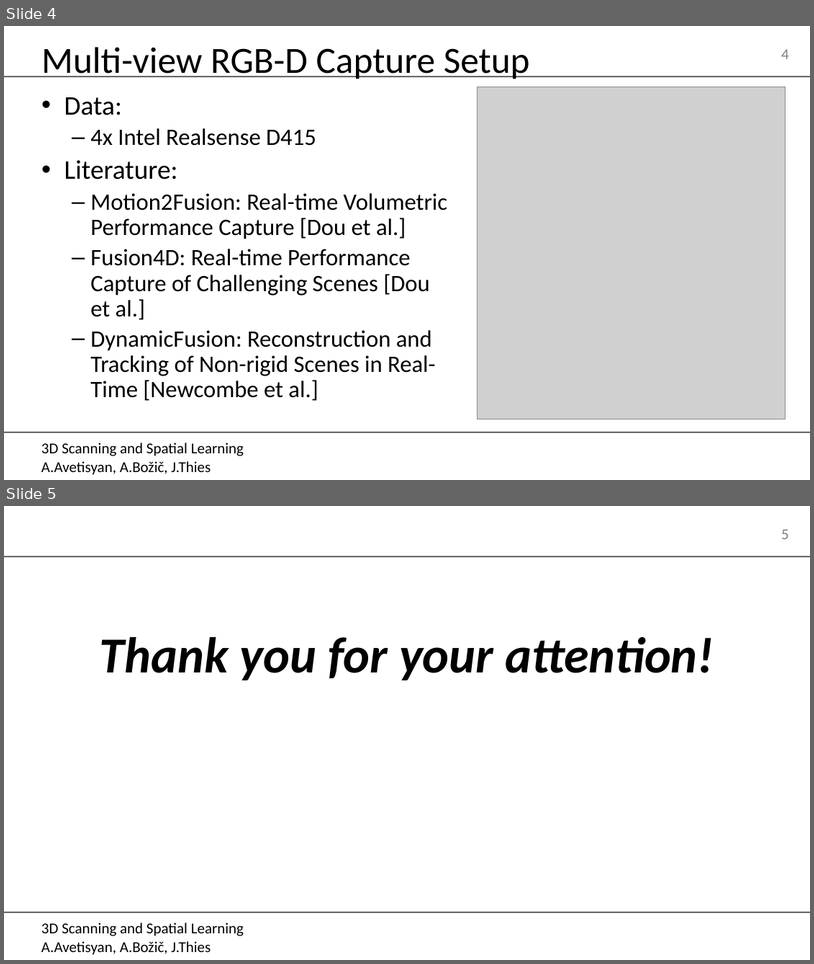
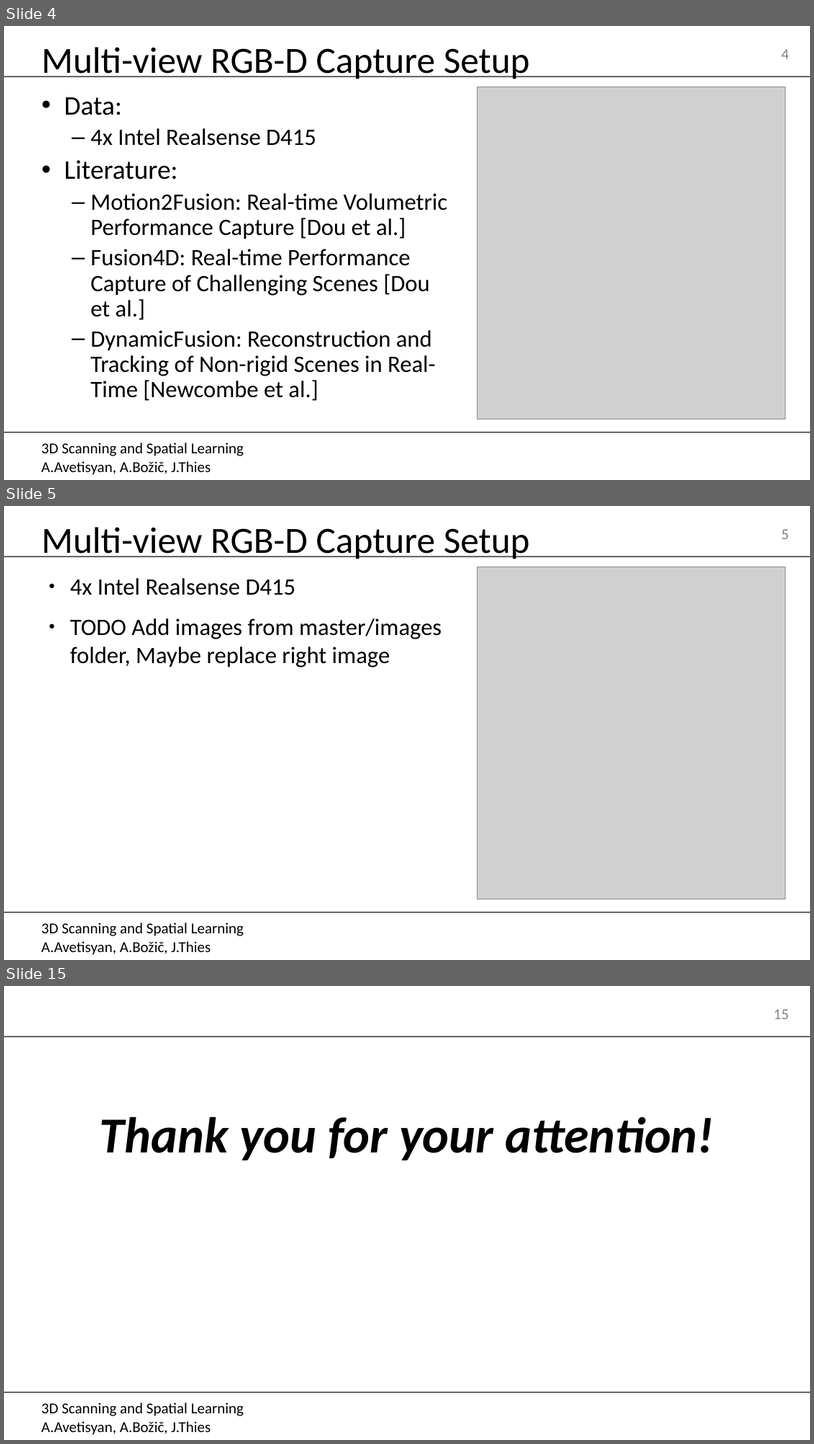
Before and after one commit to MarcelBruckner-TUMProjects/Volumetric-Fusion, a slide deck: Presentations/Presentation.odp. Shown one above the other, each under a label of ours: slides 4 and 5 before the commit, slides 4, 5 and 15 after it; the slides between them are not shown. The pictures are 814x964 and 814x1444 pixels, drawn with LibreOffice and Linux fonts; fonts in the diff are those of the drawing; grey boxes stand for pictures; background and template pictures are left out. Boxes give left, top, right and bottom in pixels: in the first picture for what was removed or moved away, otherwise in the second. Text is boxed around its words. In the diff, an @@ line names an element or a change of style, - is before the commit and + after.

```diff
--- a/Presentations/Presentation.odp
+++ b/Presentations/Presentation.odp
@@ slide 5 added at <box>4,506,810,960</box>, background #FFFFFF; not listed: 4 template elements that a slide beside it also shows @@
@@ title added at <box>41,527,530,559</box>, 44 pt, text #000000 @@
+Multi-view RGB-D Capture Setup
@@ picture added at <box>478,567,786,899</box> @@
@@ text added at <box>70,578,442,667</box>, 28 pt, text #000000 @@
+● 4x Intel Realsense D415
+● TODO Add images from master/images folder, Maybe replace right image
@@ what was slide 5 is now slide 15 @@
@@ page number at <box>774,1009,789,1019</box>: text changed @@
-5
+15
```
Also in this commit, not shown: 9 other slides added, 1 other file.
